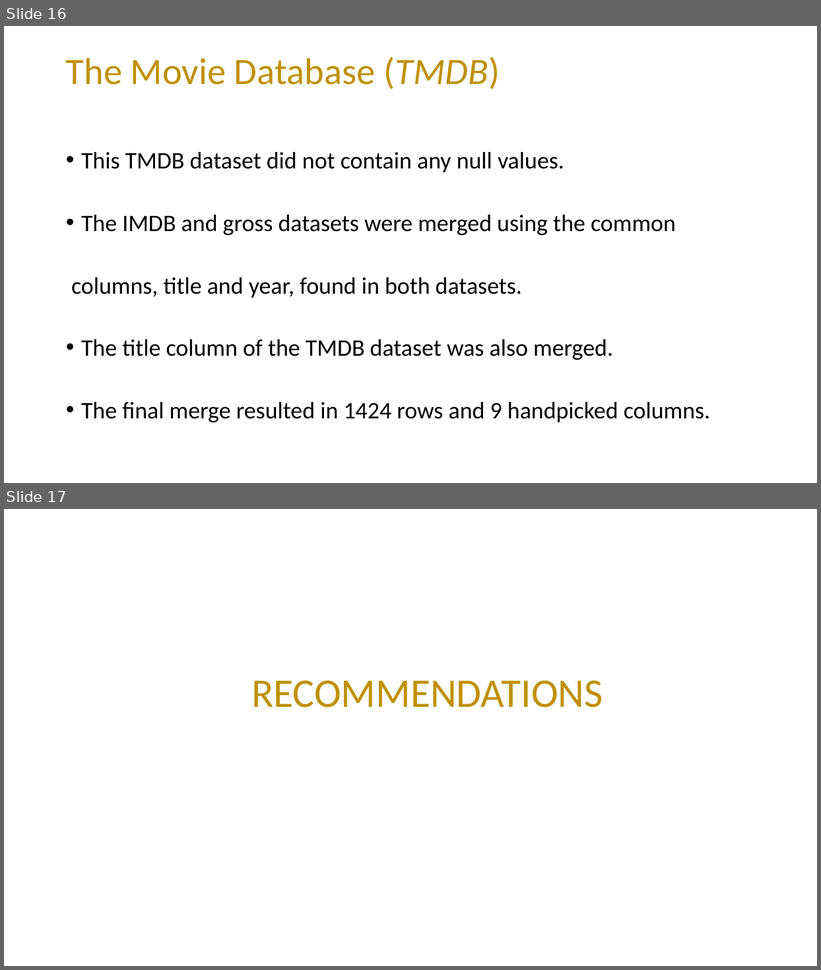
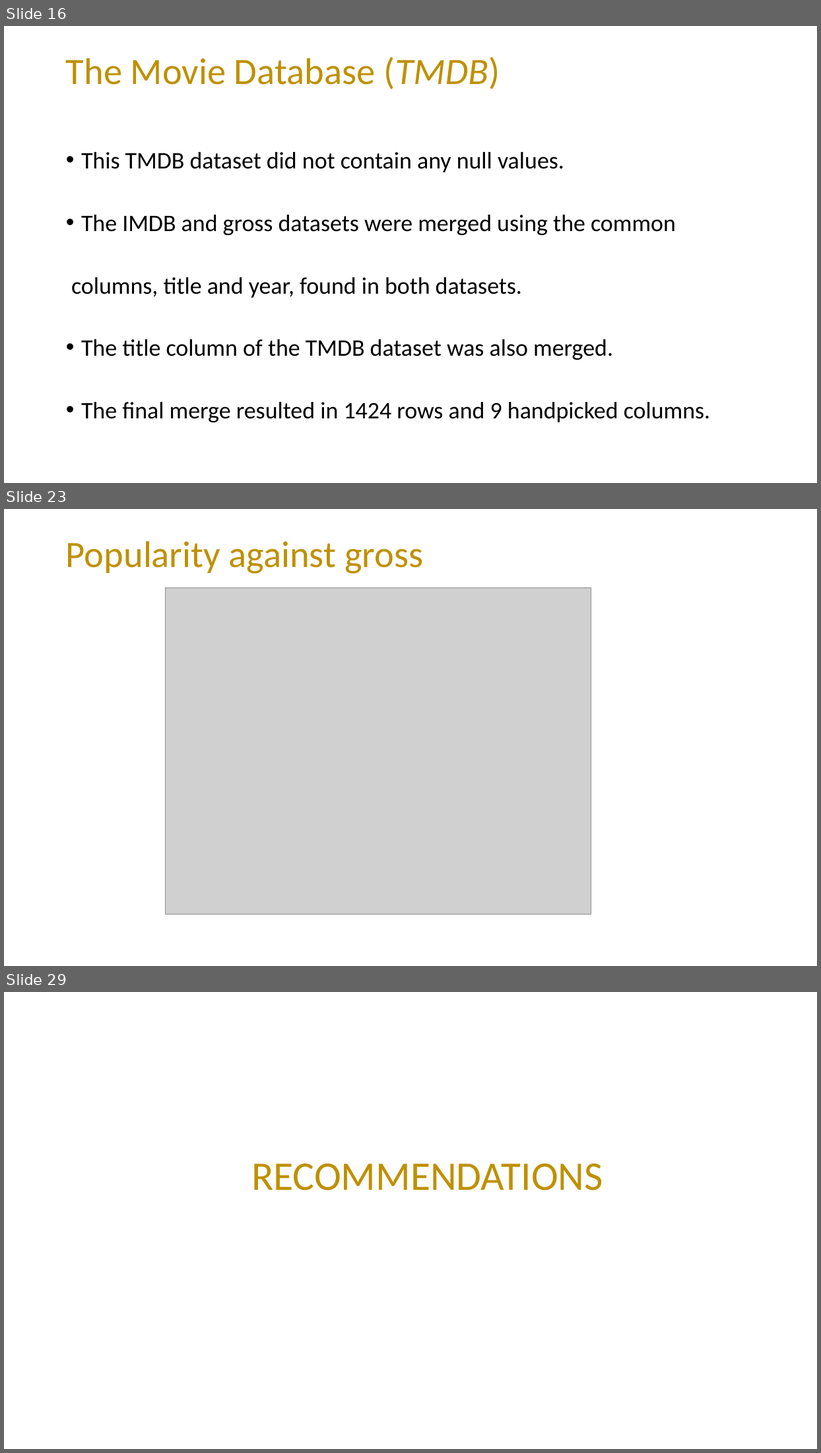
Before and after one commit to mading225/GROUP-6-PROJECT-, a slide deck: project.pptx. Shown one above the other, each under a label of ours: slides 16 and 17 before the commit, slides 16, 23 and 29 after it; the slides between them are not shown. The pictures are 821x970 and 821x1453 pixels, drawn with LibreOffice and Linux fonts; fonts in the diff are those of the drawing; grey boxes stand for pictures. Boxes give left, top, right and bottom in pixels: in the first picture for what was removed or moved away, otherwise in the second. Text is boxed around its words. In the diff, an @@ line names an element or a change of style, - is before the commit and + after.

```diff
--- a/project.pptx
+++ b/project.pptx
@@ slide 23 added at bbox=[4, 509, 817, 966], background #FFFFFF @@
@@ title added at bbox=[66, 541, 423, 574], 44 pt, text #BF9000 @@
+Popularity against gross
@@ picture added at bbox=[166, 588, 591, 915] @@
@@ what was slide 17 is now slide 29 @@
```
Also in this commit, not shown: 11 other slides added.
